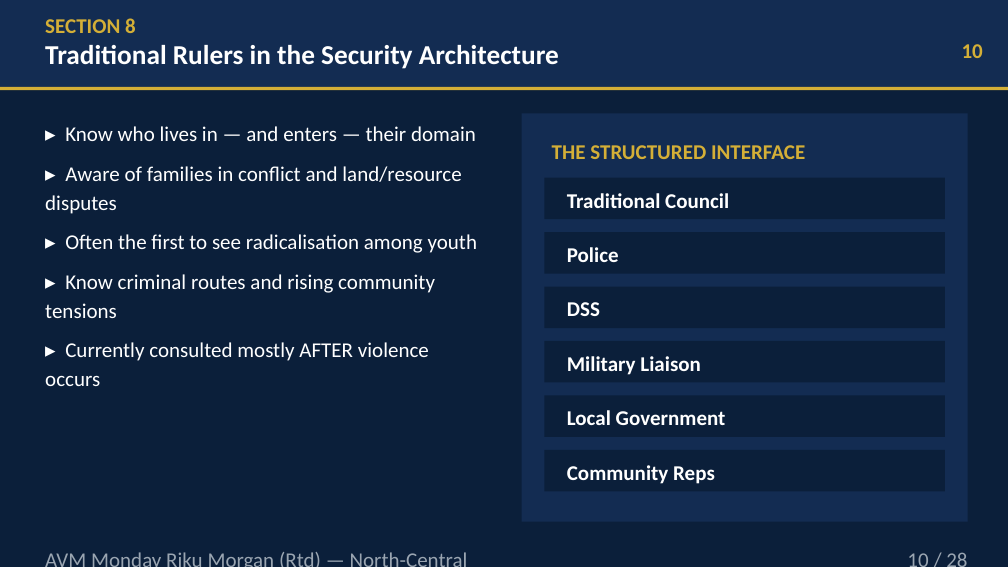
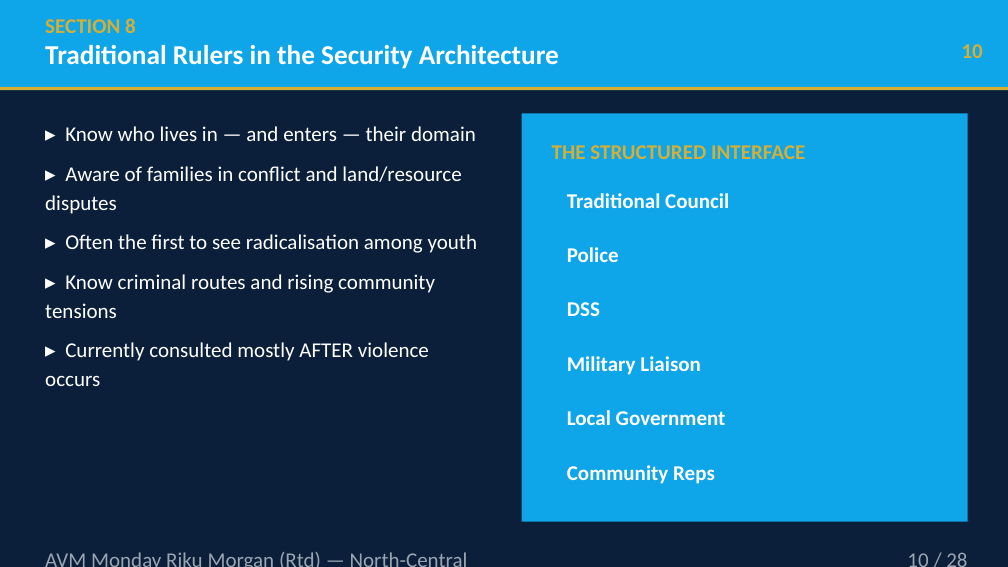
Before and after one commit to TOMDEGGS/BETONIQ-WEST-, a slide deck: slide 10 of avm_morgan_docs/AVM_MORGAN_SECURITY_KEYNOTE_30MIN_v3_WITH_REFERENCES.pptx. Drawn at 1008x567 pixels with LibreOffice and Linux fonts; fonts in the diff are those of the drawing; background and template pictures are left out. Boxes give left, top, right and bottom in pixels: in the first picture for what was removed or moved away, otherwise in the second. Text is boxed around its words. In the diff, an @@ line names an element or a change of style, - is before the commit and + after.

```diff
--- a/avm_morgan_docs/AVM_MORGAN_SECURITY_KEYNOTE_30MIN_v3_WITH_REFERENCES.pptx
+++ b/avm_morgan_docs/AVM_MORGAN_SECURITY_KEYNOTE_30MIN_v3_WITH_REFERENCES.pptx
@@ rectangle at box(0, 0, 1008, 87): fill #132C52 to #0EA5E9 @@
@@ rectangle at box(522, 113, 968, 522): fill #132C52 to #0EA5E9 @@
@@ fill #0B1F3A to #0EA5E9 in 6 elements at box(544, 178, 945, 219), box(544, 232, 945, 274), box(544, 287, 945, 328), box(544, 341, 945, 383), box(544, 395, 945, 437), box(544, 450, 945, 492) @@
```
Also in this commit, not shown: 27 other slides changed.
